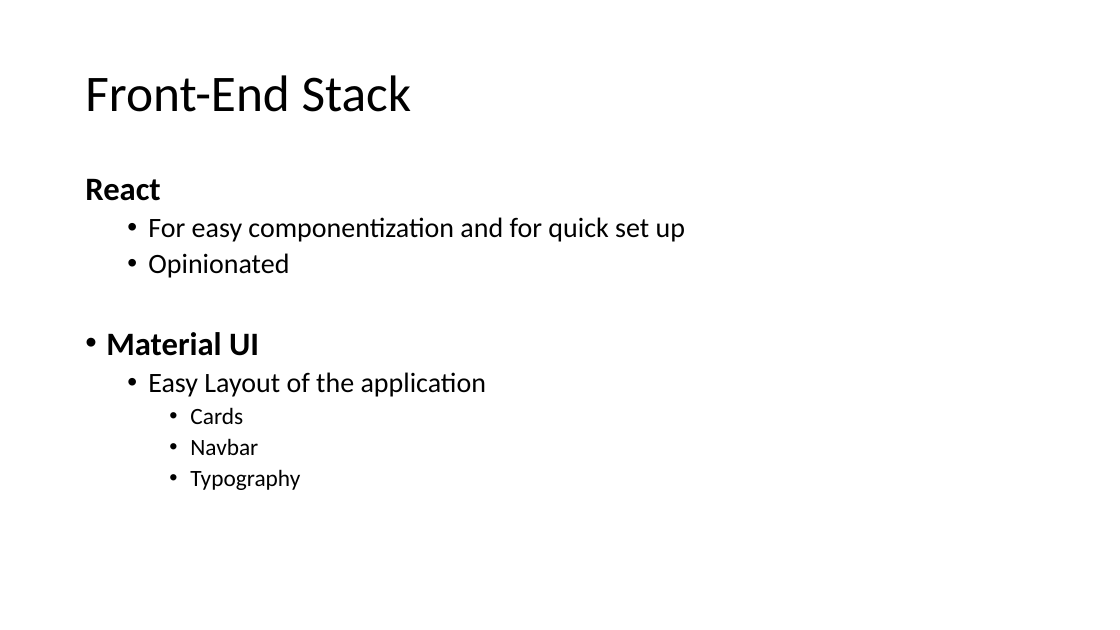
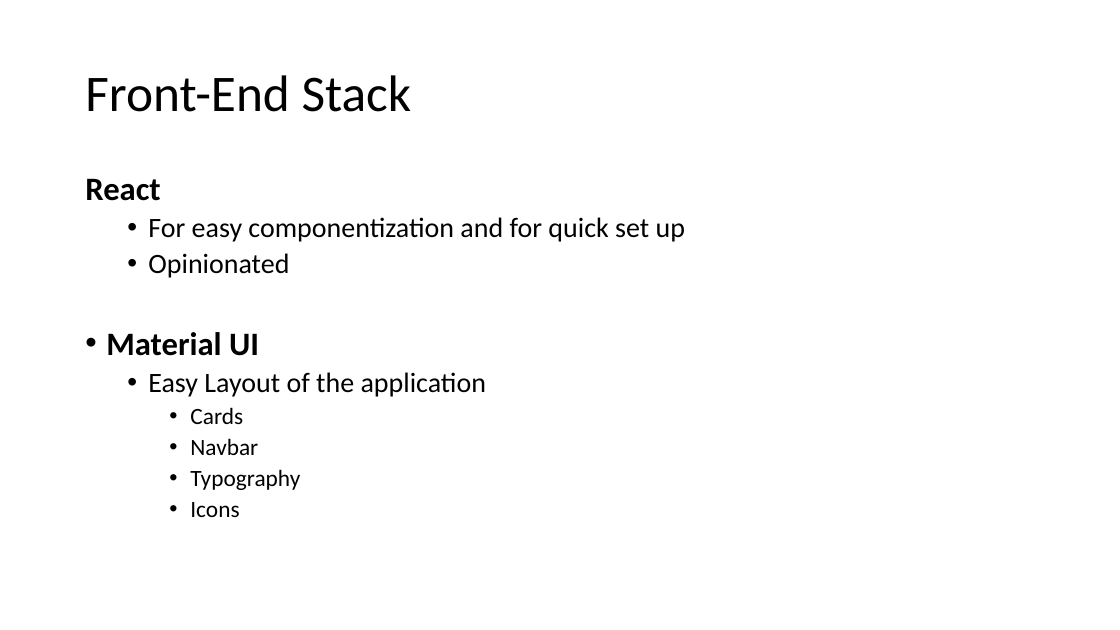
Before and after one commit to anandharshan/intuit2, a slide deck: slide 3 of Arch and decision choices.pptx. Drawn at 1120x630 pixels with LibreOffice and Linux fonts; fonts in the diff are those of the drawing. Boxes give left, top, right and bottom in pixels: in the first picture for what was removed or moved away, otherwise in the second. Text is boxed around its words. In the diff, an @@ line names an element or a change of style, - is before the commit and + after.

```diff
--- a/Arch and decision choices.pptx
+++ b/Arch and decision choices.pptx
@@ text at (x1=190, y1=502, x2=239, y2=517): paragraph added @@
+    • Icons
```
Also in this commit, not shown: 3 slides added, 2 other files.
